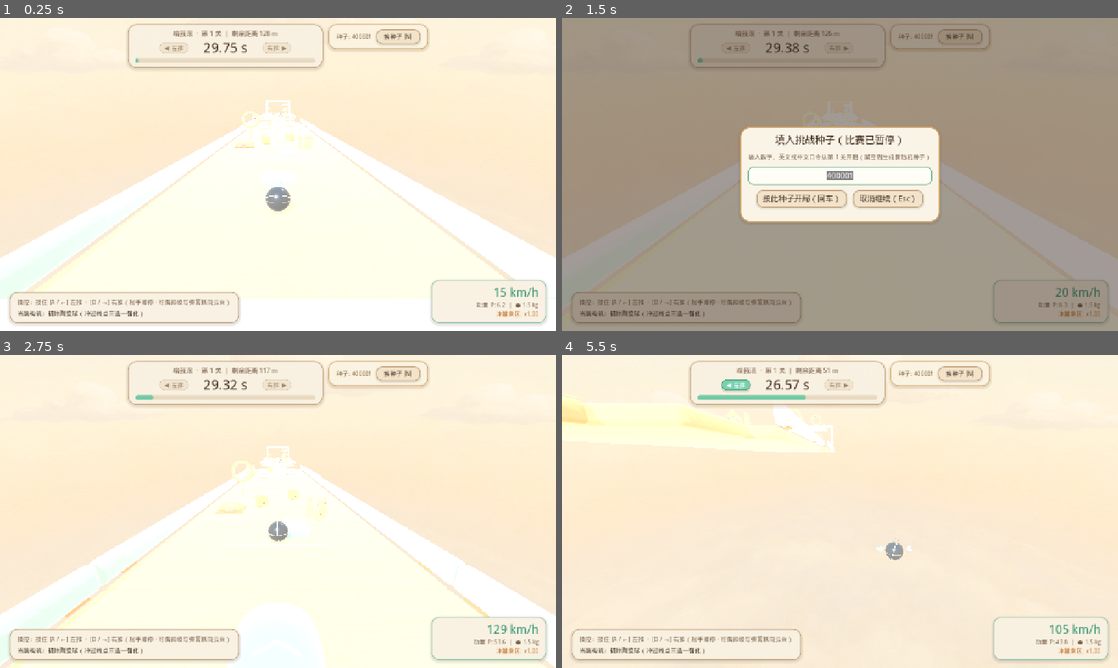
Above: before the commit, frames 1-4 (two rows, left to right).
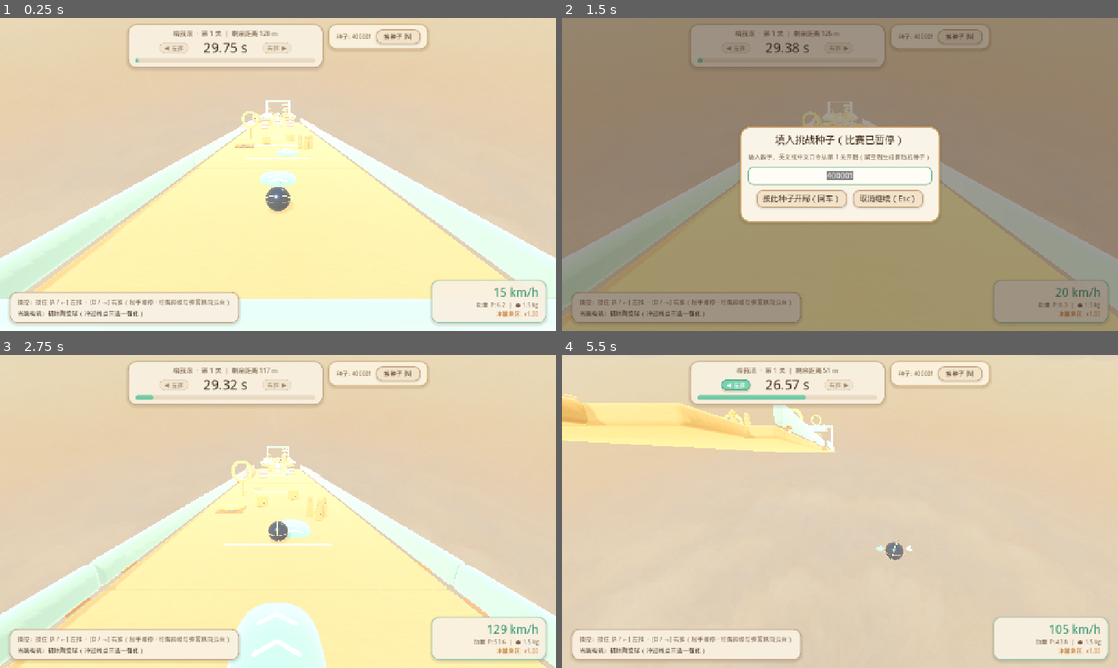
Above: after the commit, the same moments.

Repository: nossika/kinetic-run
Game: Godot game, scene res://scenes/main.tscn
The game is run twice, just before and just after one commit, with the same random seed, the same clock (stepped at 60 frames per second) and the same inputs.
Inputs (mouse positions are in pixels of both pictures, inside the frame that each line leads up to):
- Up to frame 1 (0.25 s): no input
- Up to frame 2 (1.5 s): tap Enter at 0.5 s; move the mouse to (962, 158) at 0.52 s; hold Right 0.53-1.25 s; tap N at 0.6 s; click (962, 158) at 0.67 s; tap Space at 0.77 s; click "换种子 [N]" at 1.25 s
- Up to frame 3 (2.75 s): click "按此种子开局（回车）" at 2 s
- Up to frame 4 (5.5 s): move the mouse to (728, 527) at 2.77 s; hold Left 2.78-3.53 s; tap Enter at 2.85 s; tap Space at 3.02, 4.52, 5.27 s; move the mouse to (895, 442) at 3.52 s; hold Right 3.53-5.03 s; tap Keypad Enter at 3.6 s; move the mouse to (812, 574) at 4.27 s; tap R at 4.35 s; click (812, 574) at 4.42 s; move the mouse to (1006, 558) at 5.02 s; hold Left from 5.03 s (still down); tap 1 at 5.1 s

The runs differ from the first frame. In frame 1, 75% of the frame differs, in the area x 0-100%, y 0-90%; in frame 2, 26%; in frame 3, 80%; in frame 4, 85%, in the area x 0-100%, y 0-100%.

Commit message:
polish: balance gl_compatibility exposure, warm maple saturation, and sky horizon pitch
Co-authored-by: Cursor <cursoragent@cursor.com>
Co-authored-by: nossikalin <nossikalin@tencent.com>

Diff:
--- a/src/core/material_library.gd
+++ b/src/core/material_library.gd
@@ -62,7 +62,7 @@
 
 static func make_beechwood_material(tint: Color = Color.WHITE) -> StandardMaterial3D:
 	var mat := _new_base_material()
-	var warm_cream_maple := Color(0.97, 0.92, 0.85, 1.0)
+	var warm_cream_maple := Color(0.91, 0.82, 0.70, 1.0)
 	mat.albedo_color = Color(
 		tint.r * warm_cream_maple.r,
 		tint.g * warm_cream_maple.g,
--- a/src/gameplay/game_world_3d.gd
+++ b/src/gameplay/game_world_3d.gd
@@ -36,7 +36,7 @@
 		if sky_tex != null:
 			var pano_mat := PanoramaSkyMaterial.new()
 			pano_mat.panorama = sky_tex
-			pano_mat.energy_multiplier = 1.02
+			pano_mat.energy_multiplier = 0.88
 			sky.sky_material = pano_mat
 		else:
 			var sky_mat := ProceduralSkyMaterial.new()
@@ -47,28 +47,29 @@
 			sky.sky_material = sky_mat
 		env.background_mode = Environment.BG_SKY
 		env.sky = sky
+		env.sky_rotation = Vector3(deg_to_rad(15.0), 0.0, 0.0)
 	else:
 		env.background_mode = Environment.BG_COLOR
 		env.background_color = Color(0.95, 0.91, 0.85)
 
 	env.tonemap_mode = Environment.TONE_MAPPER_FILMIC
-	env.tonemap_exposure = 0.98
+	env.tonemap_exposure = 0.88
 	env.ambient_light_source = Environment.AMBIENT_SOURCE_SKY
-	env.ambient_light_sky_contribution = 0.65
-	env.ambient_light_color = Color(0.97, 0.92, 0.85)
-	env.ambient_light_energy = 0.64
+	env.ambient_light_sky_contribution = 0.50
+	env.ambient_light_color = Color(0.96, 0.90, 0.82)
+	env.ambient_light_energy = 0.44
 
 	# Warm cream storybook atmospheric depth fog to gently fade distant clutter
 	env.fog_enabled = true
-	env.fog_light_color = Color(0.97, 0.92, 0.85)
-	env.fog_light_energy = 1.0
-	env.fog_density = 0.0042
-	env.fog_sky_affect = 0.16
+	env.fog_light_color = Color(0.95, 0.89, 0.82)
+	env.fog_light_energy = 0.92
+	env.fog_density = 0.0020
+	env.fog_sky_affect = 0.05
 
 	env.glow_enabled = true
-	env.glow_hdr_threshold = 1.35
-	env.glow_intensity = 0.16
-	env.glow_bloom = 0.04
+	env.glow_hdr_threshold = 1.45
+	env.glow_intensity = 0.12
+	env.glow_bloom = 0.03
 
 	var world_env := WorldEnvironment.new()
 	world_env.name = "WorldEnvironment"
@@ -79,7 +80,7 @@
 	sun.name = "MainSunLight"
 	sun.rotation_degrees = Vector3(-50.0, -26.0, 0.0)
 	sun.light_color = Color(1.0, 0.95, 0.87)
-	sun.light_energy = 0.96
+	sun.light_energy = 0.72
 	sun.shadow_opacity = 0.66
 	sun.directional_shadow_max_distance = 85.0
 	sun.shadow_enabled = not is_headless
@@ -89,7 +90,7 @@
 	fill.name = "SkyFillLight"
 	fill.rotation_degrees = Vector3(-34.0, 148.0, 0.0)
 	fill.light_color = Color(0.90, 0.93, 1.0)
-	fill.light_energy = 0.34
+	fill.light_energy = 0.22
 	fill.shadow_enabled = false
 	add_child(fill)
 
Not shown, changed: web/index.pck
Not shown, changed: web/index.wasm.bin
